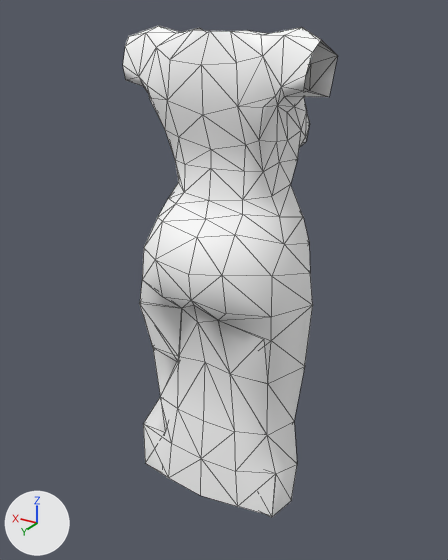
The FBX model Contents/mods/Authentic Z - Current/media/models_X/Skinned/CustomBodies/FatBody01_F/FatBod_F_01_Dress.fbx, before and after one commit.
Rendered twice from a camera (50 mm lens) standing at (-0.00412, 0.00726, 0.00828) and looking at (0.00004, 0.00033, 0.00482). Every picture has the same lights, and +X, +Y and +Z are marked at lower left. Mesh edges are drawn as thin lines.

The scene before the commit, as lines of its bpy script (objects in view):
```python
me_mesh_002 = bpy.data.meshes.new('Mesh.002')
me_mesh_002.from_pydata(...)  # 253 vertices, 490 faces; spans x -0.00133..0.00136, y -0.00064..0.00129, z 0.00141..0.00814
me_mesh_002.materials.append(mat_material__135)  # its picture is missing
ob_body_002 = bpy.data.objects.new('Body.002', me_mesh_002)
ob_body_002.location = (0.0, 0.0, 0.0)
```
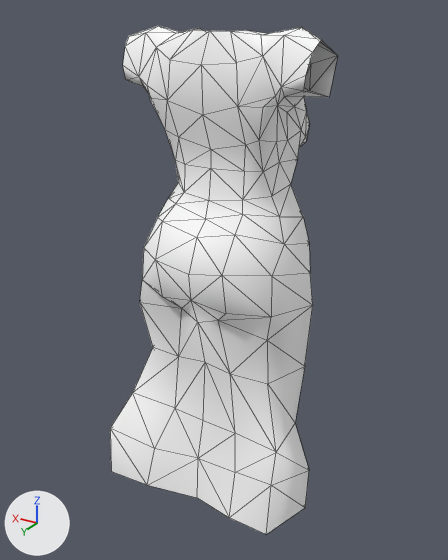
Location of each change, [x1, y1, x2, y2] in pixels of the pictures (448 x 560 px):
'Body.002', reshaped (6% wider)
    before: [123, 26, 338, 517]
    after: [110, 26, 338, 534]
part 1 of me_mesh_002, cut back
    before: [139, 280, 313, 517]
    after: [110, 280, 313, 534]

What changed in the scene script:
```text
Change me_mesh_002:
    used by ob_body_002; location = (0.0, 0.0, 0.0)
    remove me_mesh_002.from_pydata(...)  # 253 vertices, 490 faces; spans x -0.00133..0.00136, y -0.00064..0.00129, z 0.00141..0.00814
    add me_mesh_002.from_pydata(...)  # 229 vertices, 428 faces; spans x -0.00147..0.00156, y -0.00064..0.00136, z 0.00152..0.00814
    me_mesh_002 part 1
    35 vertices are removed from x -0.00118..0.00115, y -0.00017..0.00116, z 0.00141..0.00477
    107 faces are deleted
    17 vertices move from x -0.00122..0.00123, y -0.00015..0.00108, z 0.00148..0.00283 to x -0.00147..0.00156, y -0.00016..0.00131, z 0.00152..0.00283
    11 vertices are added at x -0.00123..0.00153, y 0.00008..0.00136, z 0.00152..0.00442
    45 new faces join them
```
